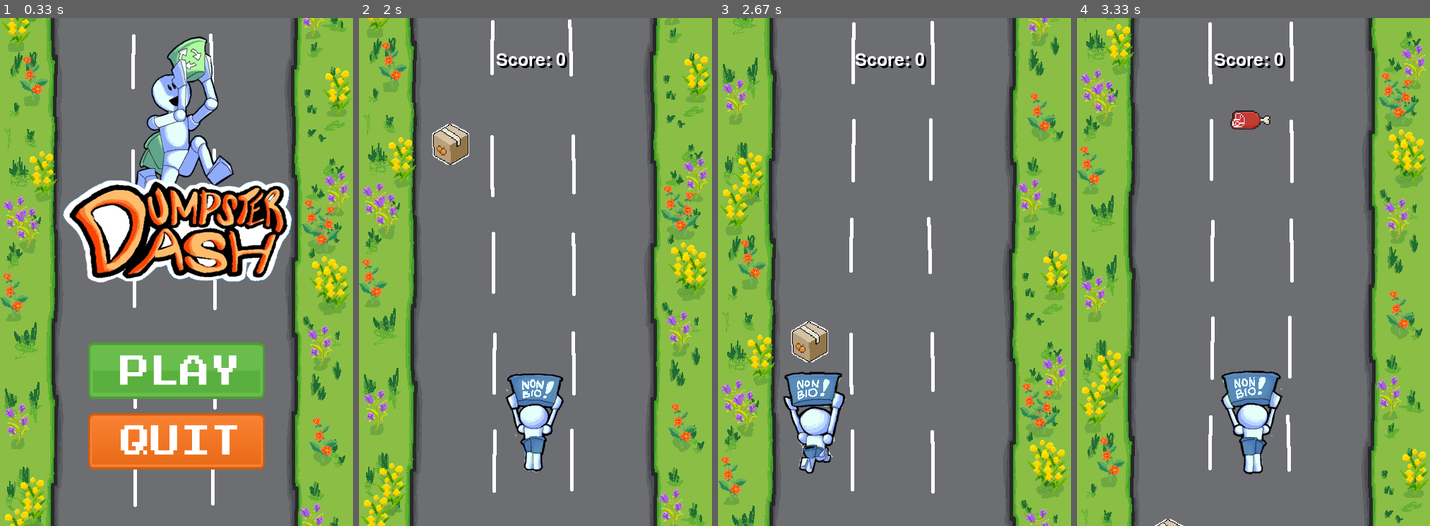
Above: before the commit, frames 1-4 (left to right).
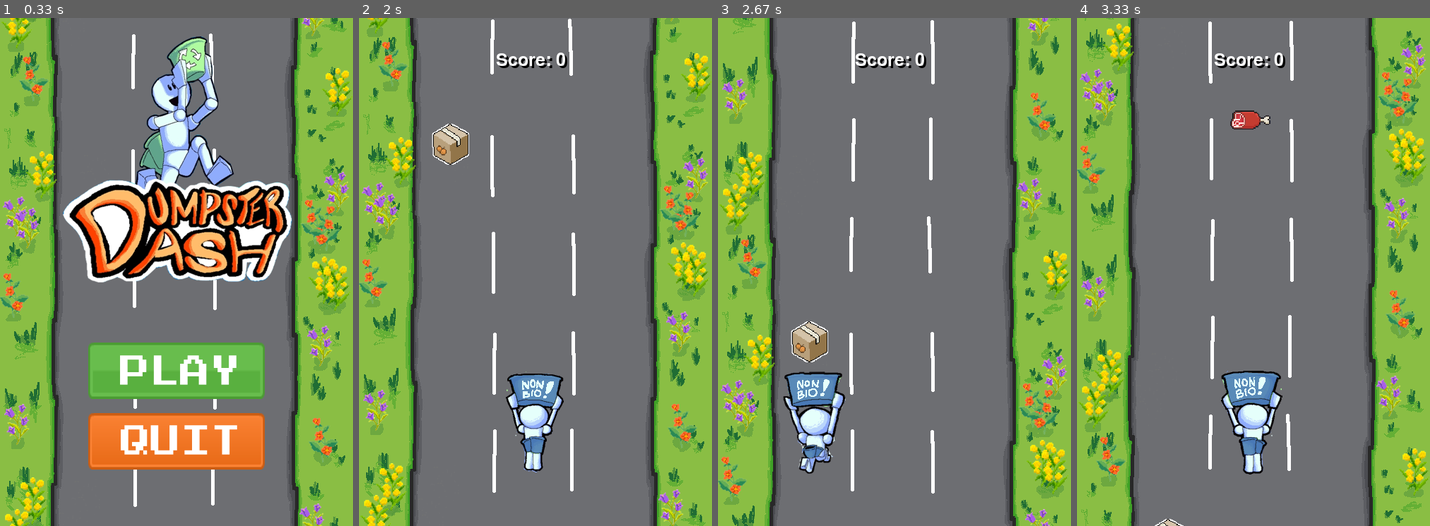
Above: after the commit, the same moments.

Repository: trey020304/Dumpster-Dash
Game: pygame game, started from main.py
The game is run twice, just before and just after one commit, with the same random seed, the same clock (stepped at 60 frames per second) and the same inputs.
Inputs (mouse positions are in pixels of both pictures, inside the frame that each line leads up to):
- Up to frame 1 (0.33 s): no input
- Up to frame 2 (2 s): click (535, 368) at 0.38 s; hold Right 0.67-1.13 s; hold Right 1.17-1.63 s; hold Left from 1.67 s (still down); tap E at 1.82 s
- Up to frame 3 (2.67 s): release Left at 2.2 s; hold Left 2.23-2.63 s
- Up to frame 4 (3.33 s): hold Right 2.67-3.3 s

Frame 1 is identical in both runs. In frame 2, 1.3% of the frame differs, in the area x 2-100%, y 0-17%; in frame 3, 4.0%; in frame 4, 7.1%, in the area x 0-100%, y 0-95%.

Commit message:
another update, cleaning lines

Diff:
--- a/main.py
+++ b/main.py
@@ -152,10 +152,6 @@
 active_wally = wally1
 prev_wally_position = active_wally.rect.center
 
-player_group = pygame.sprite.Group()
-bio_group = pygame.sprite.Group()
-nonbio_group = pygame.sprite.Group()
-
 class Garbage(pygame.sprite.Sprite):
     def __init__(self, image, x, y):
         pygame.sprite.Sprite.__init__(self)
@@ -223,11 +219,9 @@
             garbage = garbage_object(image, random.choice(objectlanes), -height / 2)
             garbage_group.add(garbage)
 
-
 def switch_state(state):
     global current_state
     current_state = state
-
 
 # Game states
 class MainMenu:
@@ -287,7 +281,6 @@
         if self.score > self.highest_score:
             self.highest_score = self.score  # Update the highest score
 
-
         # Add garbage
         if len(garbage_group) < 3:
             add_garbage = True
@@ -334,8 +327,6 @@
 
 
     def draw(self):
-        screen.blit(bg_image, (0, b_pos))
-        screen.blit(overlap_bg_image, (0, o_pos - screen_h))
 
         active_wally.draw()
 
@@ -362,7 +353,6 @@
 class GameOver:
     def __init__(self, score, highest_score):
         self.restart_button = restart_button_img.get_rect(center=(250, 500))
-
         self.menu_button = menu_button_img.get_rect(center=(250, 600))
         self.font = pygame.font.Font(pygame.font.get_default_font(), 12)
         self.font = pygame.font.Font(pygame.font.get_default_font(), 25)
@@ -435,7 +425,6 @@
 
     b_pos += speed
     o_pos += speed
-
 
     screen.blit(bg_image, (0, b_pos))
     screen.blit(overlap_bg_image, (0, o_pos))
